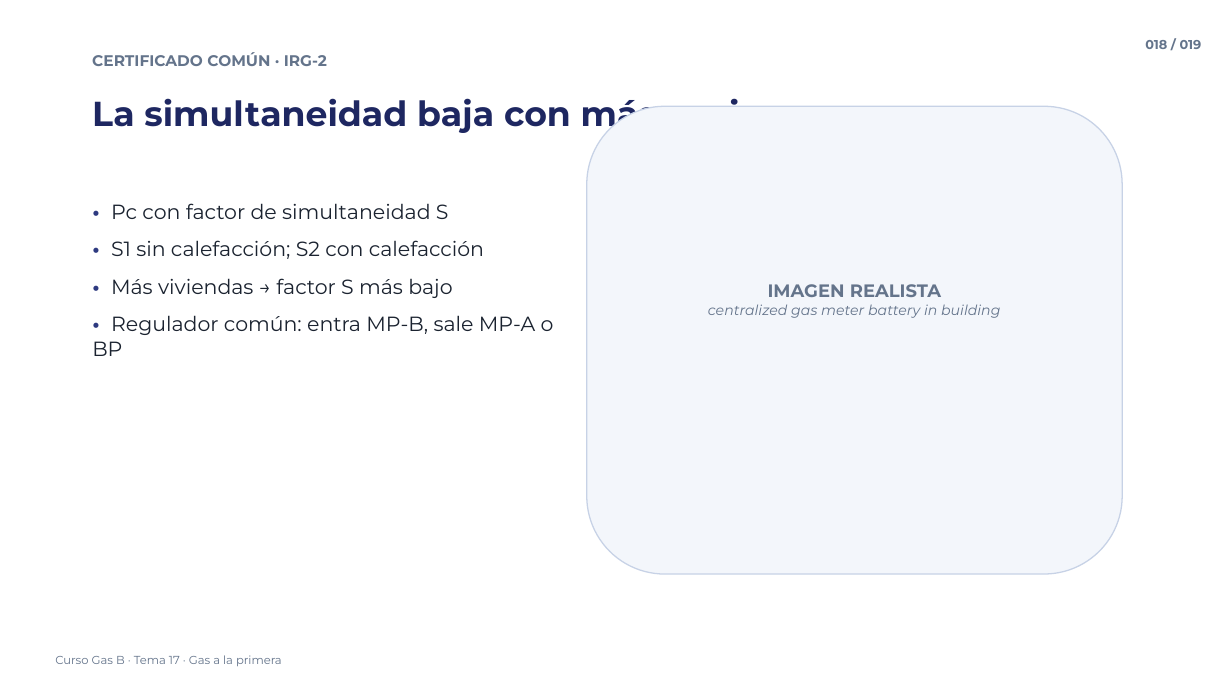
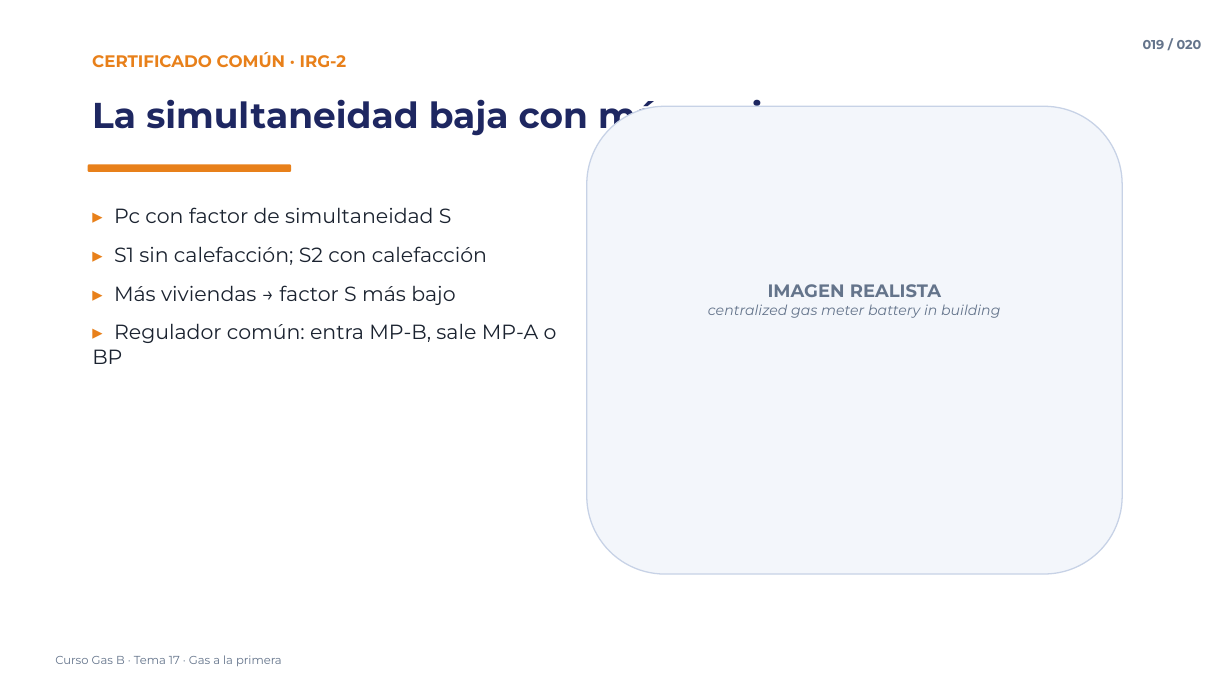
Before and after one commit to noahcuadrado-cmd/averias-frigorificas, a slide deck: slide 19 of Curso Gas B/17 - Gas a la primera (guia practica NEDGIA)/17 - Gas a la primera (guia practica NEDGIA) - Vídeo 3.pptx (slide 18 before the commit). Drawn at 1232x693 pixels with LibreOffice and Linux fonts; fonts in the diff are those of the drawing. Boxes give left, top, right and bottom in pixels: in the first picture for what was removed or moved away, otherwise in the second. Text is boxed around its words. In the diff, an @@ line names an element or a change of style, - is before the commit and + after.

```diff
--- a/Curso Gas B/17 - Gas a la primera (guia practica NEDGIA)/17 - Gas a la primera (guia practica NEDGIA) - Vídeo 3.pptx
+++ b/Curso Gas B/17 - Gas a la primera (guia practica NEDGIA)/17 - Gas a la primera (guia practica NEDGIA) - Vídeo 3.pptx
@@ text "CERTIFICADO COMÚN · IRG-2" at box(92, 52, 347, 68): size 12 to 13 pt, text colour #64748B to #E8801A @@
@@ text at box(1143, 40, 1202, 49): text changed @@
-018 / 019
+019 / 020
@@ text "La simultaneidad baja con más ..." at box(92, 99, 830, 136): size 27 to 28 pt @@
@@ rounded rectangle added at box(88, 165, 291, 172), fill #E8801A @@
@@ text at box(92, 207, 557, 364): text changed @@
-• Pc con factor de simultaneidad S
-• S1 sin calefacción; S2 con calefacción
-• Más viviendas → factor S más bajo
-• Regulador común: entra MP-B, sale MP-A o BP
+▸ Pc con factor de simultaneidad S
+▸ S1 sin calefacción; S2 con calefacción
+▸ Más viviendas → factor S más bajo
+▸ Regulador común: entra MP-B, sale MP-A o BP
```
Also in this commit, not shown: 18 other slides changed, 1 slide added, 49 other files.
